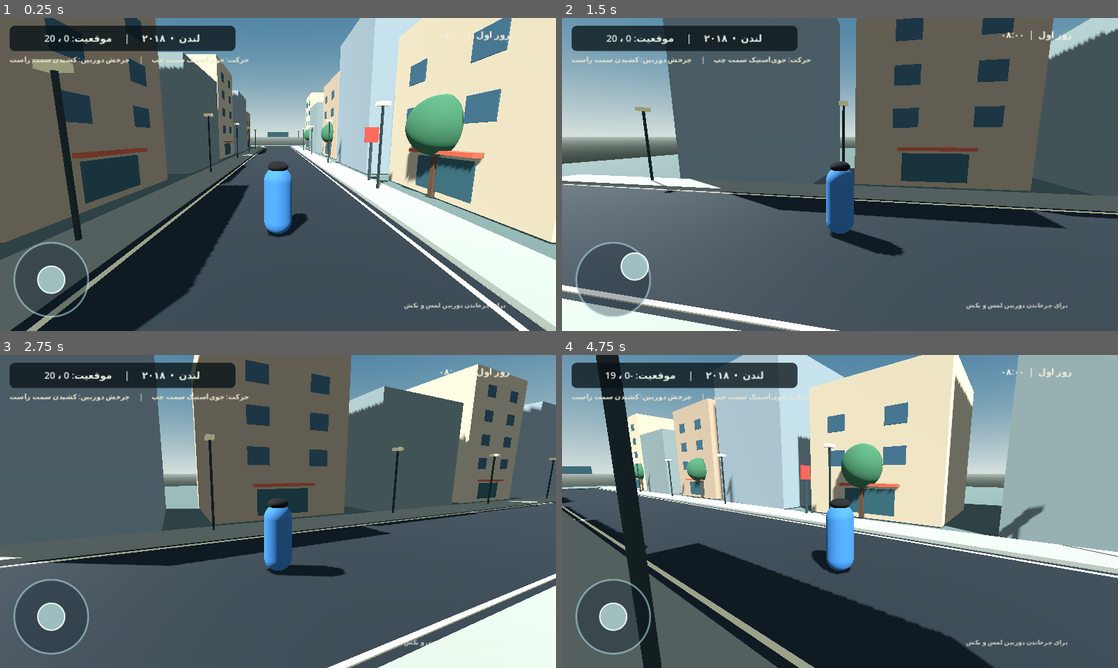
Above: before the commit, frames 1-4 (two rows, left to right).
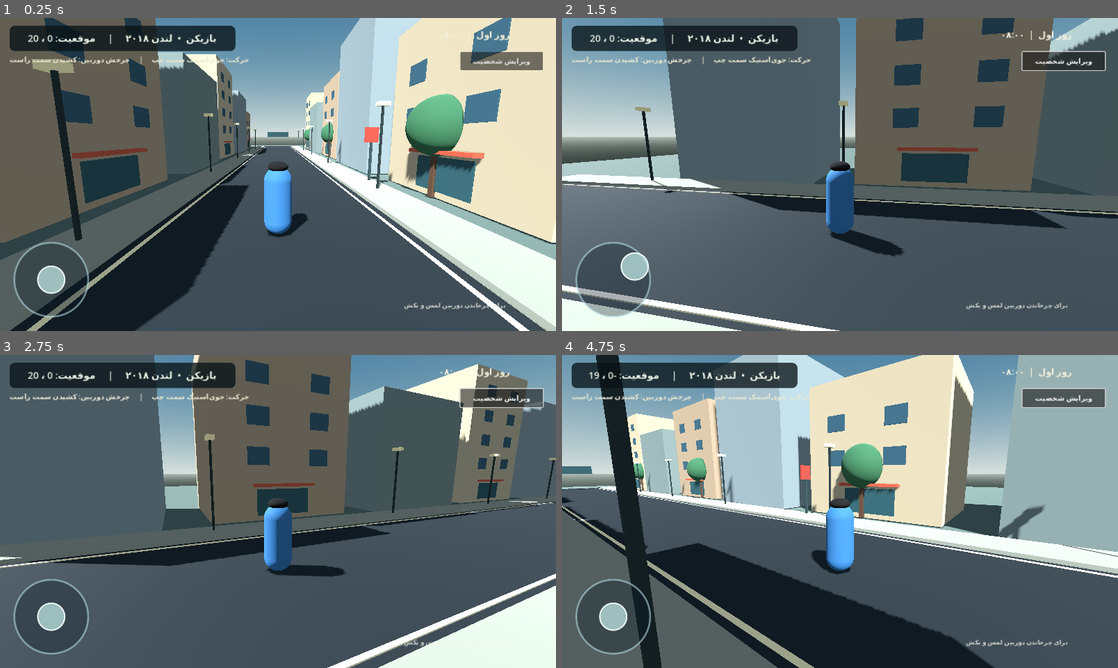
Above: after the commit, the same moments.

Repository: matin8888rb-lab/MY-TOMORROW1
Game: Godot game, scene res://scenes/main.tscn
Two runs of this game, one before a commit and one after it. Both use one fixed random seed, a clock stepped at 60 frames per second and the inputs below.
Inputs (mouse positions are in pixels of both pictures, inside the frame that each line leads up to):
- Up to frame 1 (0.25 s): no input
- Up to frame 2 (1.5 s): click (1062, 61) at 0.5 s, where only the run after the commit has a clickable "ویرایش شخصیت"; tap Enter at 1.25 s; drag from (612, 280) to (895, 105) at 1.27 s
- Up to frame 3 (2.75 s): drag from (166, 527) to (250, 574) at 2.02 s
- Up to frame 4 (4.75 s): tap Space at 2.75 s; move the mouse to (895, 442) at 2.77 s; hold D (move_right) 2.78-3.5 s; drag from (812, 574) to (673, 464) at 3.52 s; tap Enter at 4.25 s; move the mouse to (1006, 558) at 4.27 s; hold A (move_left) from 4.28 s (still down)

The runs differ from the first frame. In frame 1, 1.3% of the frame differs, in the area x 5-98%, y 5-17%; in frame 2, 1.4%; in frame 3, 1.4%; in frame 4, 1.4%.
Error after the commit: Parse Error: Identifier "ProfileManager" not declared in the current scope. (res://scripts/character_creator.gd:16)

Commit message:
Integrate character creation into game startup and HUD

Diff:
--- a/scripts/main.gd
+++ b/scripts/main.gd
@@ -2,6 +2,7 @@
 
 const PlayerScript = preload("res://scripts/player.gd")
 const JoystickScript = preload("res://scripts/virtual_joystick.gd")
+const CharacterCreatorScript = preload("res://scripts/character_creator.gd")
 
 var player: CharacterBody3D
 var camera_pivot: Node3D
@@ -12,6 +13,8 @@
 var look_touch_id: int = -1
 var look_last_position: Vector2 = Vector2.ZERO
 var camera_pitch: float = -0.16
+var character_creator: CanvasLayer
+var player_display_name: String = "بازیکن"
 
 func _ready() -> void:
 	_setup_environment()
@@ -20,10 +23,11 @@
 	_create_camera()
 	_create_hud()
 	_create_input_actions()
+	_open_character_creator()
 
 func _process(_delta: float) -> void:
 	if is_instance_valid(player) and is_instance_valid(hud_label):
-		hud_label.text = "لندن  •  ۲۰۱۸     |     موقعیت: %.0f ، %.0f" % [player.global_position.x, player.global_position.z]
+		hud_label.text = "%s  •  لندن ۲۰۱۸     |     موقعیت: %.0f ، %.0f" % [player_display_name, player.global_position.x, player.global_position.z]
 
 func _setup_environment() -> void:
 	var world_environment := WorldEnvironment.new()
@@ -215,6 +219,29 @@
 	look_hint.add_theme_color_override("font_color", Color(0.95, 0.95, 0.90, 0.8))
 	root.add_child(look_hint)
 
+	var edit_character_button := Button.new()
+	edit_character_button.text = "ویرایش شخصیت"
+	edit_character_button.position = Vector2(1060.0, 78.0)
+	edit_character_button.custom_minimum_size = Vector2(190.0, 42.0)
+	edit_character_button.pressed.connect(_open_character_creator)
+	root.add_child(edit_character_button)
+
+func _open_character_creator() -> void:
+	if is_instance_valid(character_creator):
+		return
+	character_creator = CharacterCreatorScript.new()
+	character_creator.name = "CharacterCreator"
+	character_creator.profile_confirmed.connect(_on_profile_confirmed)
+	add_child(character_creator)
+
+func _on_profile_confirmed(profile: Dictionary) -> void:
+	if is_instance_valid(player):
+		player.apply_profile(profile)
+	player_display_name = "%s %s" % [str(profile.get("first_name", "")), str(profile.get("last_name", ""))]
+	if is_instance_valid(hud_label):
+		hud_label.text = "%s  •  لندن ۲۰۱۸" % player_display_name
+	character_creator = null
+
 func _create_input_actions() -> void:
 	_add_key_action("move_forward", KEY_W)
 	_add_key_action("move_back", KEY_S)
